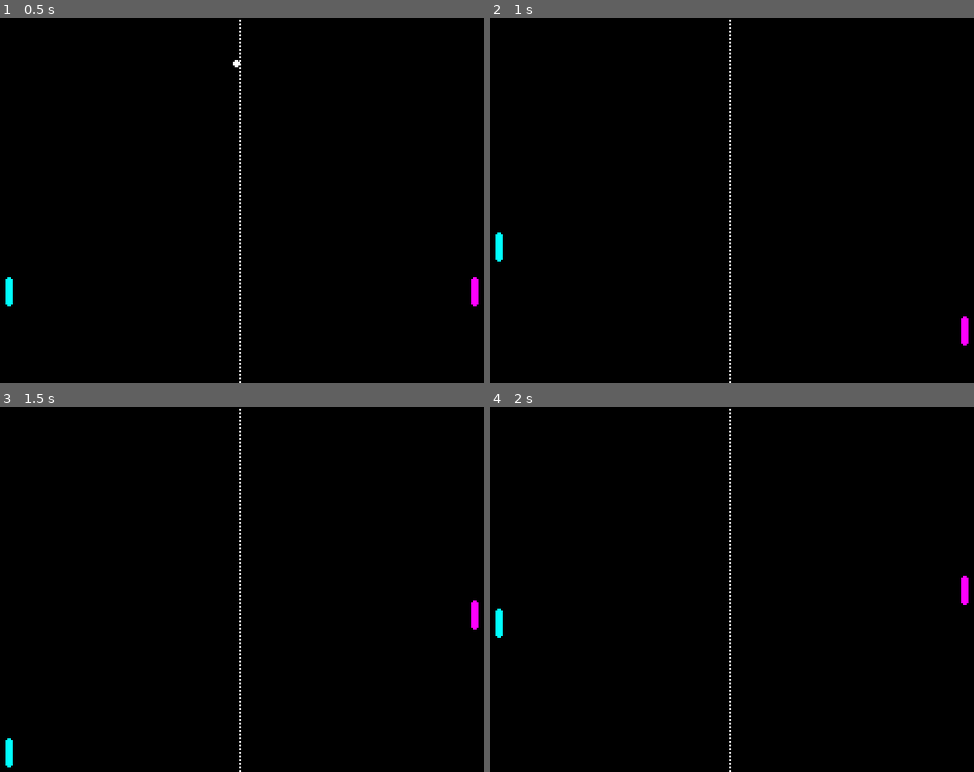
Above: before the commit, frames 1-4 (two rows, left to right).
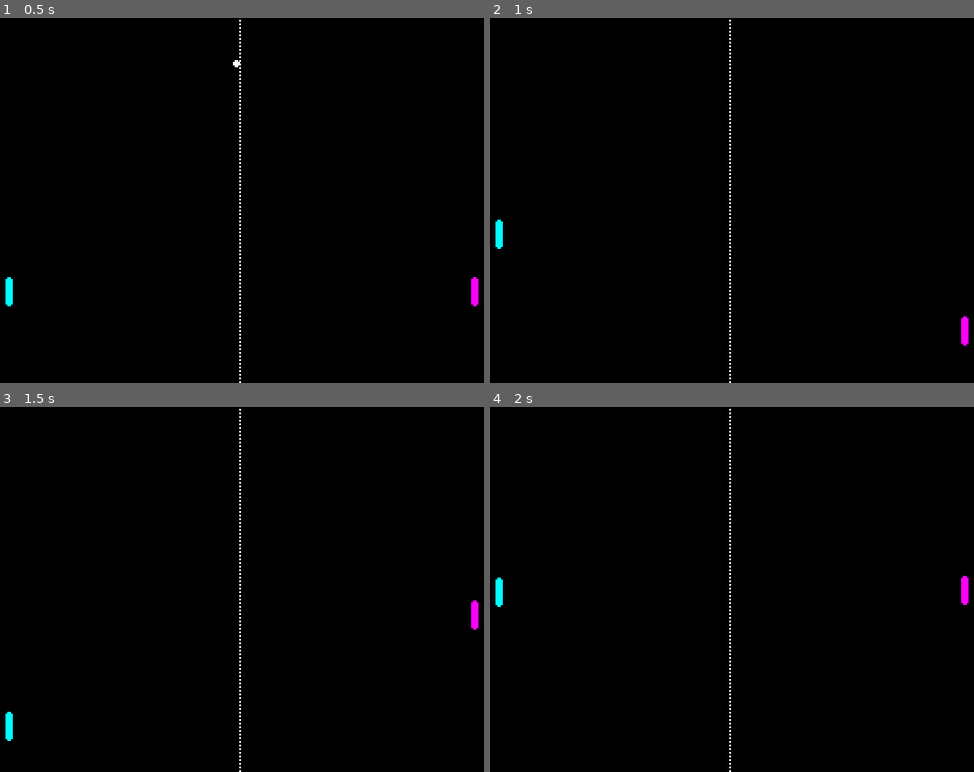
Above: after the commit, the same moments.

Repository: yuri-mascarenhas/pong
Game: Godot game, scene res://scenes/pong.tscn
Same seed, same stepped clock (60 frames per second), same inputs: the game is played once before the commit and once after it.
Inputs:
- Up to frame 1 (0.5 s): no input
- Up to frame 2 (1 s): hold Up (right_move_up) from 0.53 s (still down)
- Up to frame 3 (1.5 s): release Up (right_move_up) at 1.28 s; hold W (left_move_up) from 1.28 s (still down)
- Up to frame 4 (2 s): keep holding W (left_move_up)

Frame 1 is identical in both runs. In frame 2, 0.1% of the frame differs, in the area x 1-3%, y 55-67%; in frame 3, 0.2%; in frame 4, 0.2%, in the area x 1-3%, y 46-64%.

Commit message:
[Fix] Sprite nodule reference

Diff:
--- a/scripts/player_left.gd
+++ b/scripts/player_left.gd
@@ -9,7 +9,7 @@
 var sprite_height = 0
 
 # Reference to node
-@onready var sprite = $player_right_sprite
+@onready var sprite = $player_left_sprite
 
 func _ready():
 	width = self.get_viewport().get_visible_rect().size.x
